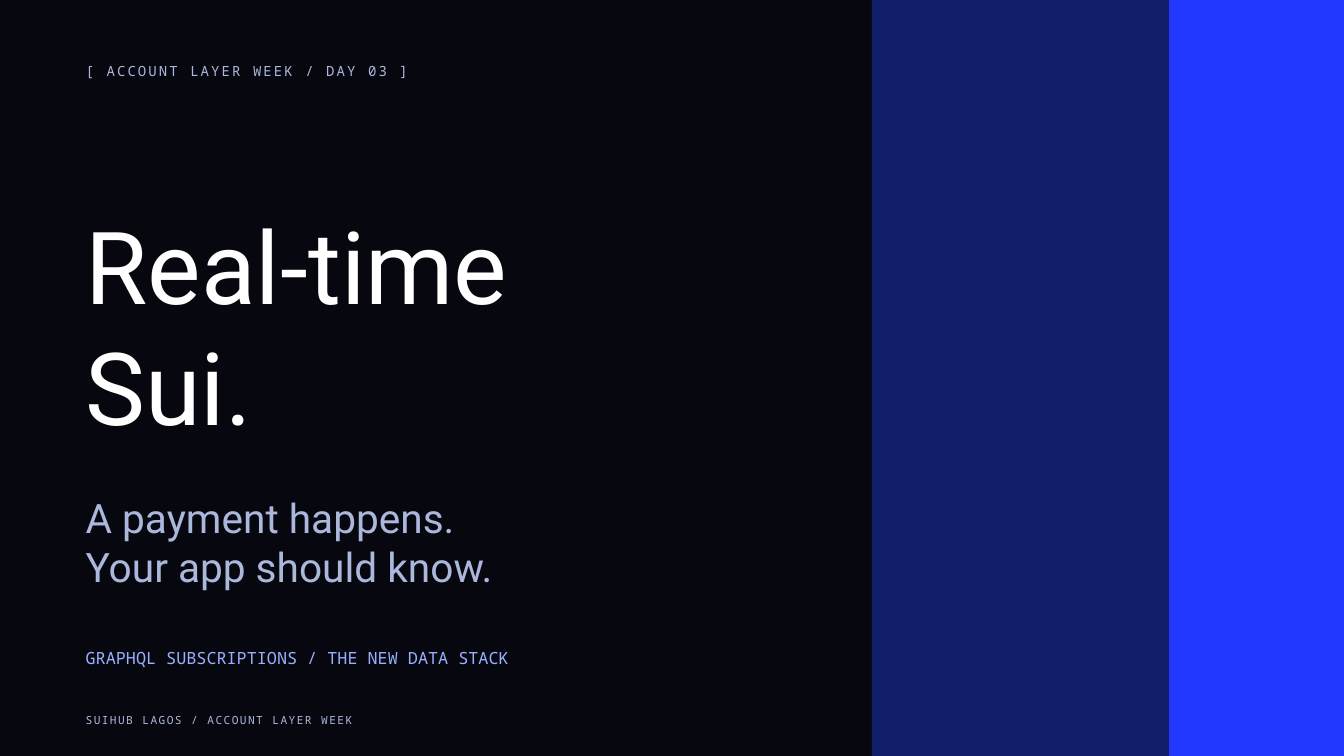
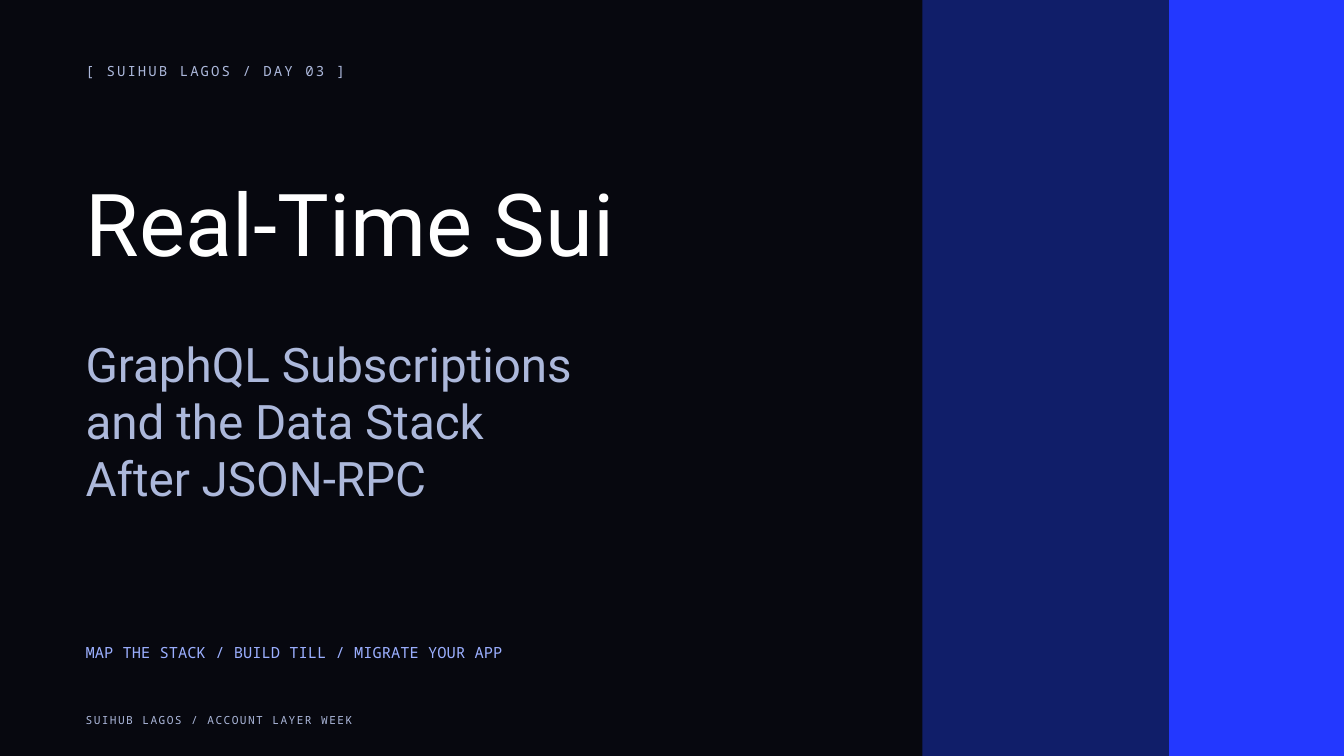
Before and after one commit to Nuel-osas/day3-till, a slide deck: slide 1 of teaching/Day3_Till_Live_Data_Seedless_Style.pptx. Drawn at 1344x756 pixels with LibreOffice and Linux fonts; fonts in the diff are those of the drawing. Boxes give left, top, right and bottom in pixels: in the first picture for what was removed or moved away, otherwise in the second. Text is boxed around its words. In the diff, an @@ line names an element or a change of style, - is before the commit and + after.

Commit message:
Align Day 3 deck with the advertised data stack and migration topic

```diff
--- a/teaching/Day3_Till_Live_Data_Seedless_Style.pptx
+++ b/teaching/Day3_Till_Live_Data_Seedless_Style.pptx
@@ rectangle resized from (x1=872, y1=0, x2=1344, y2=756) to (x1=923, y1=0, x2=1344, y2=756) @@
@@ text at (x1=107, y1=66, x2=324, y2=76): text changed @@
-[ ACCOUNT LAYER WEEK / DAY 03 ]
+[ SUIHUB LAGOS / DAY 03 ]
@@ text at (x1=86, y1=191, x2=614, y2=257): text changed; size 72 to 62 pt @@
-Real-time
-Sui.
+Real-Time Sui
@@ text added at (x1=86, y1=346, x2=572, y2=497), 34 pt, text #ACB8DB @@
+GraphQL Subscriptions
+and the Data Stack
+After JSON-RPC
@@ text removed at (x1=86, y1=502, x2=492, y2=591) @@
-A payment happens.
-Your app should know.
@@ text at (x1=86, y1=647, x2=503, y2=658): text changed; size 12 to 11 pt @@
-GRAPHQL SUBSCRIPTIONS / THE NEW DATA STACK
+MAP THE STACK / BUILD TILL / MIGRATE YOUR APP
```
Also in this commit, not shown: 9 other slides changed, 5 slides added, 5 slides removed, 5 other files.
